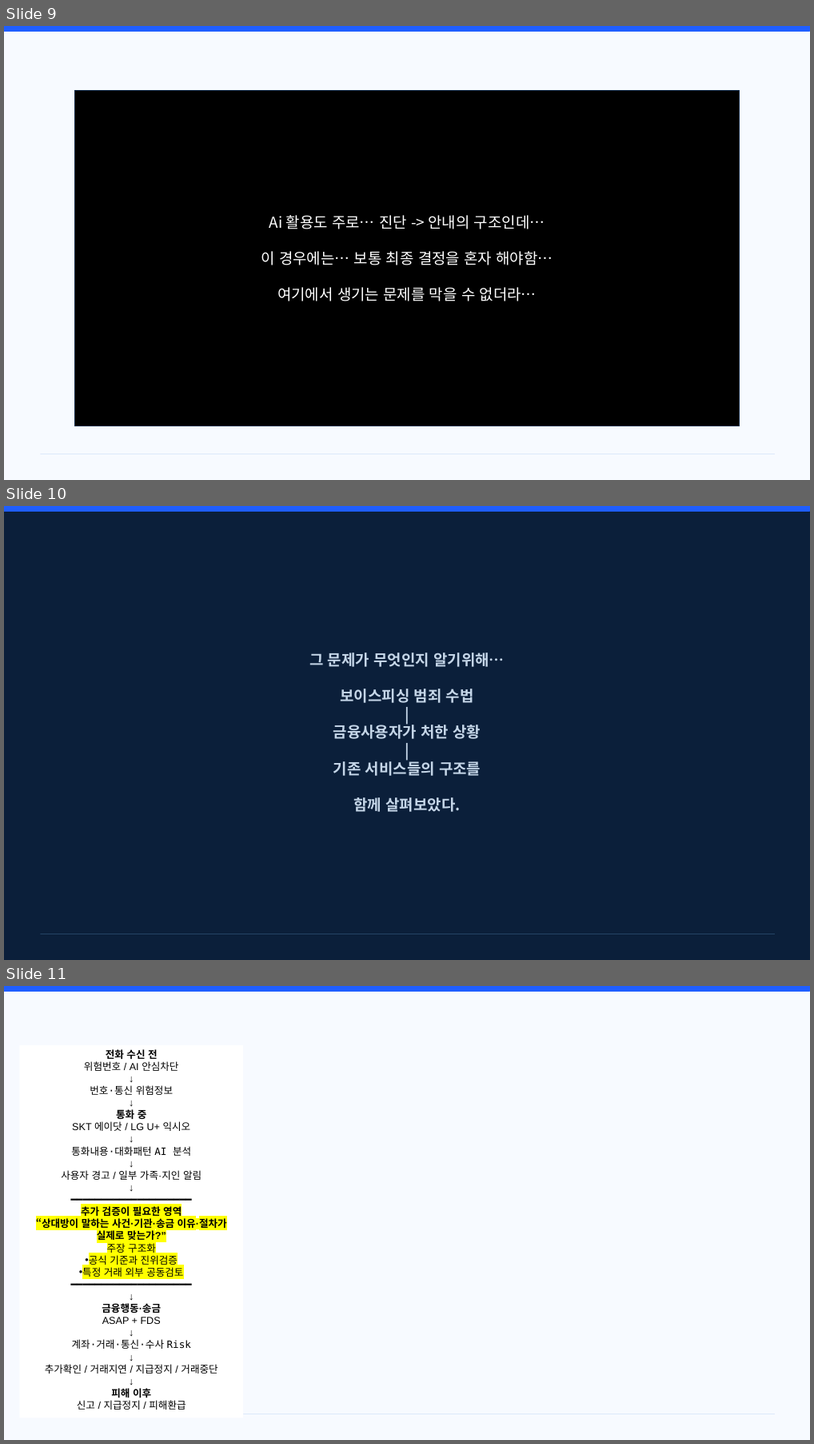
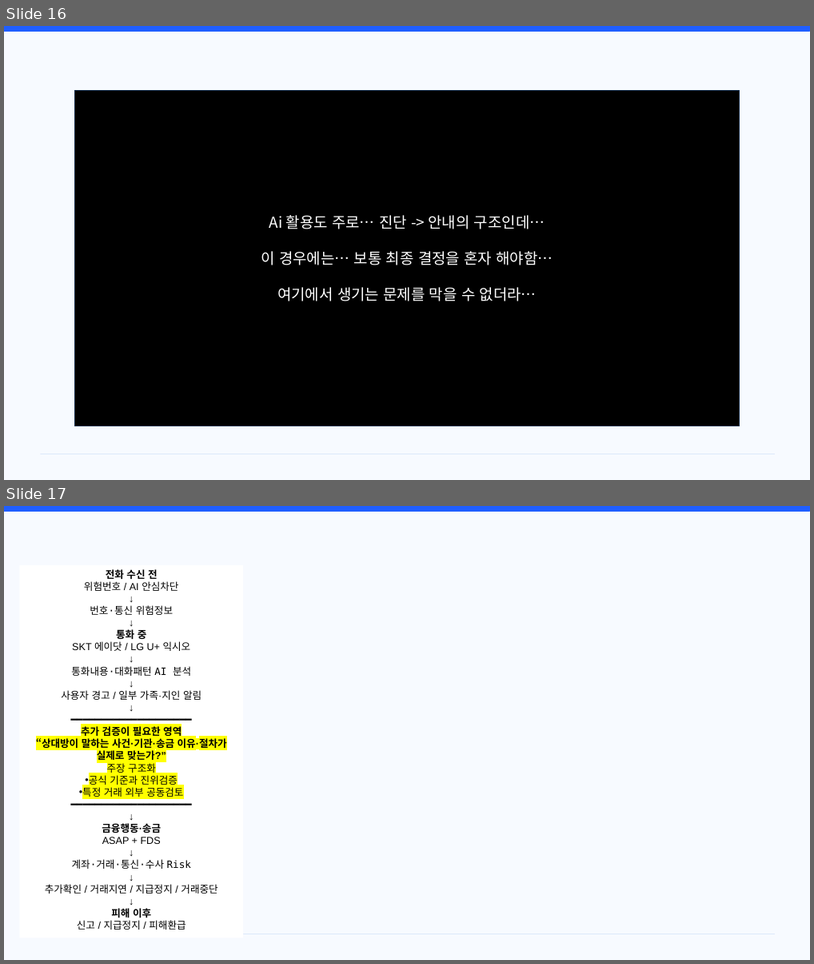
Before and after one commit to hamhj7694/AIXTeamProject2, a slide deck: 01_docs/01_proposal/01.frow/03_제안서 본작성.pptx. Shown one above the other, each under a label of ours: slides 9, 10 and 11 before the commit, slides 16 and 17 after it. The pictures are 814x1444 and 814x964 pixels, drawn with LibreOffice and Linux fonts; fonts in the diff are those of the drawing. Boxes give left, top, right and bottom in pixels: in the first picture for what was removed or moved away, otherwise in the second. Text is boxed around its words. In the diff, an @@ line names an element or a change of style, - is before the commit and + after.

```diff
--- a/01_docs/01_proposal/01.frow/03_제안서 본작성.pptx
+++ b/01_docs/01_proposal/01.frow/03_제안서 본작성.pptx
@@ slide 10 removed at bbox=[4, 506, 810, 960], background #0B1F3A; not listed: 1 template element that a slide beside it also shows @@
@@ text removed at bbox=[310, 652, 504, 812] @@
-그 문제가 무엇인지 알기위해…
-보이스피싱 범죄 수법
-|
-금융사용자가 처한 상황
-|
-기존 서비스들의 구조를
-함께 살펴보았다.
@@ line removed from (40, 934) to (775, 934) @@
@@ what was slide 9 is now slide 16 @@
@@ what was slide 11 is now slide 17 @@
```
Also in this commit, not shown: 8 slides changed, 4 slides added, 2 other slides removed, 2 other files.
